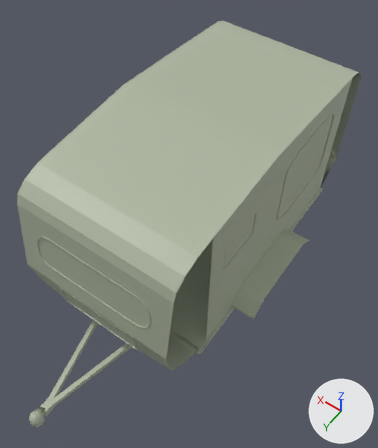
The FBX model media/models_X/vehicles/Vehicles_hometrailer.fbx, before and after one commit.
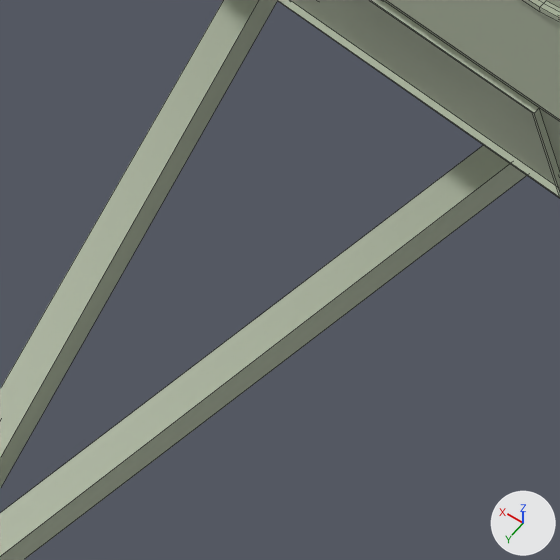
Old and new are each drawn whole from a 50 mm camera at (-2.76, 4.76, 6.22) aimed at (-0.23, 1.21, 0.65) and again close up on the part from 16% to 36% of the width and 72% to 89% of the height. The axes (+X, +Y, +Z) are drawn at lower right. The lights are the same throughout. The close-ups show mesh edges as thin lines. Where no turn or scale is listed for an object, it has been applied to the vertices. Vertices at the same position are counted once.

Objects in the first close-up: 'CubeNoColor'.
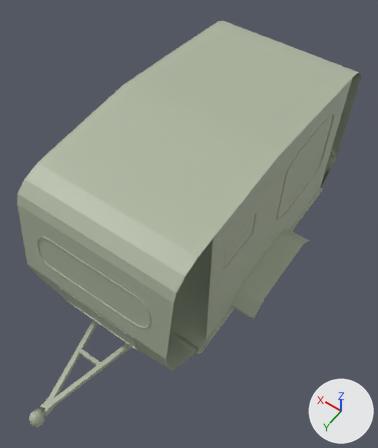
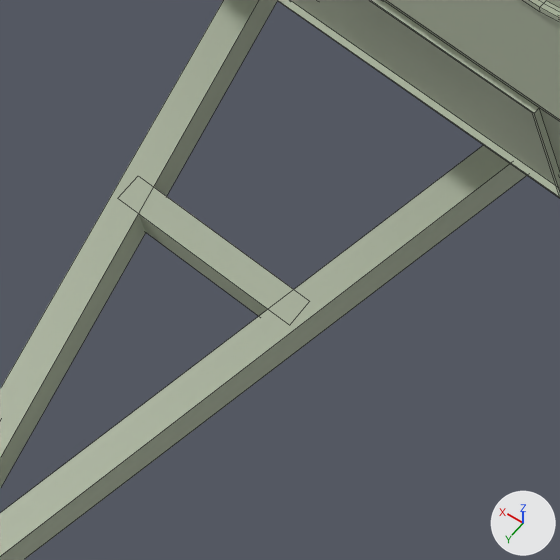
What differs and where, as boxes [x1, y1, x2, y2] in the close-ups (560 x 560 px):
part 1 of me_mesh_003, added
    after: [139, 187, 294, 316]

The change in detail:
me_mesh_003 has 816 vertices, 677 faces and spans x -1.48..1.51, y -3.53..2.44, z -0.5..2.17.
me_mesh_003 is used by ob_cubenocolor; location (-0.017, 1.791, -0.101).
Verts and faces of me_mesh_003; kept vertices keep their numbers, new ones are numbered from 816.
Part 1, on me_mesh_003:
New vertex 816 is at (-0.19, 1.4, -0.26), pixel (289, 325).
New vertex 817 is at (-0.19, 1.35, -0.26), pixel (309, 301).
New vertex 818 is at (-0.19, 1.4, -0.34).
New vertex 819 is at (-0.19, 1.35, -0.34).
New vertices 820 to 823 stand at vertices 816 to 819, in that order, plus (0.42, 0.0, 0.0).
New faces: (816, 817, 821, 820), (817, 819, 823, 821), (818, 822, 823, 819), (816, 820, 822, 818).
